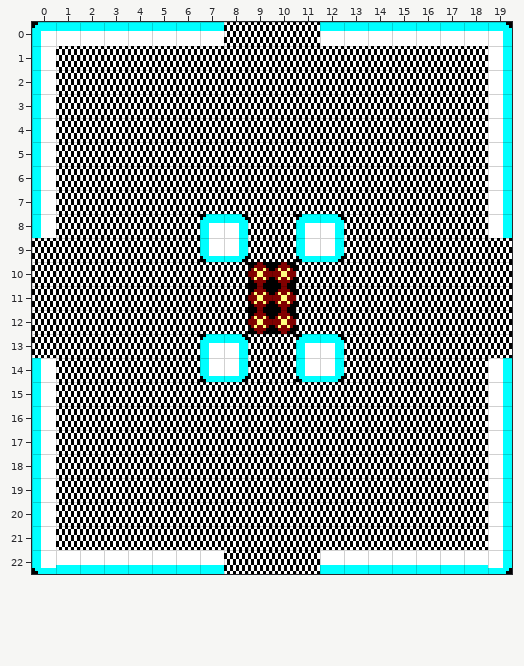
Two versions of a level (Tiled map, assets/tilesets-maps/map-03.tmx). The picture above is the old version.
Cells are 8x8 px. Shown: x 0..19, y 0..22.
The same view after the edit:
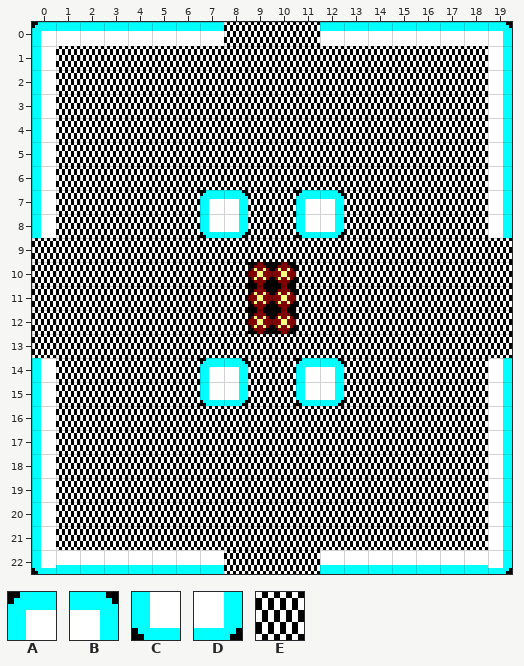
Key: from "tileset-03": A 4, B 5, C 6, D 7, E 48.
_ is an empty cell.
The edit:
Layer "Tile Layer 1":
y 7: x 7..8 EE -> AB; x 11..12 EE -> AB
y 8: x 7..8 AB -> CD; x 11..12 AB -> CD
y 9: x 7..8 CD -> EE; x 11..12 CD -> EE
y 13: x 7..8 AB -> EE; x 11..12 AB -> EE
y 14: x 7..8 CD -> AB; x 11..12 CD -> AB
y 15: x 7..8 EE -> CD; x 11..12 EE -> CD
Pixel boxes of the changes (left, top, right, bottom) in both pictures:
changed: (200, 190, 248, 262)
changed: (296, 190, 344, 262)
changed: (200, 334, 248, 406)
changed: (296, 334, 344, 406)
